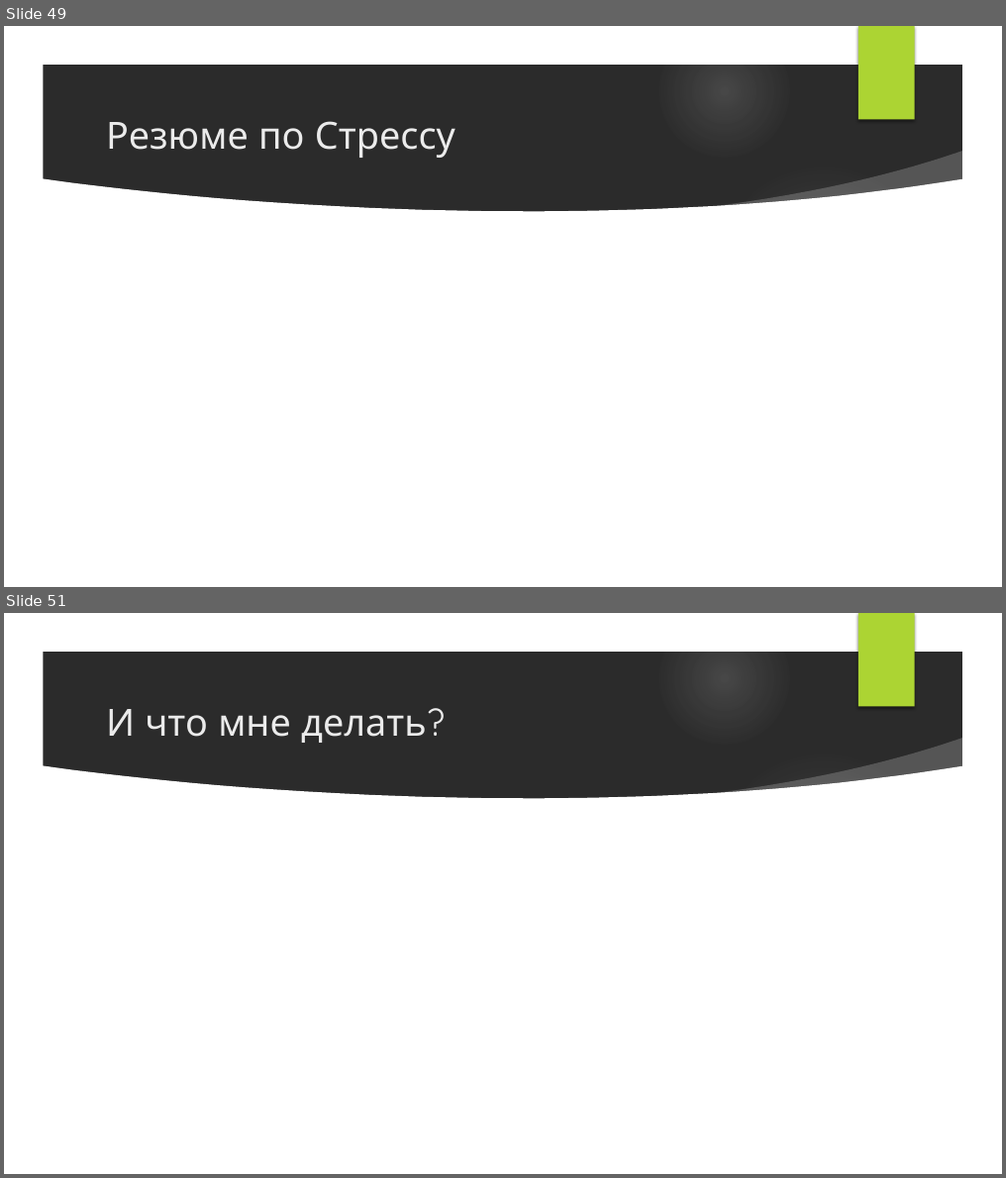
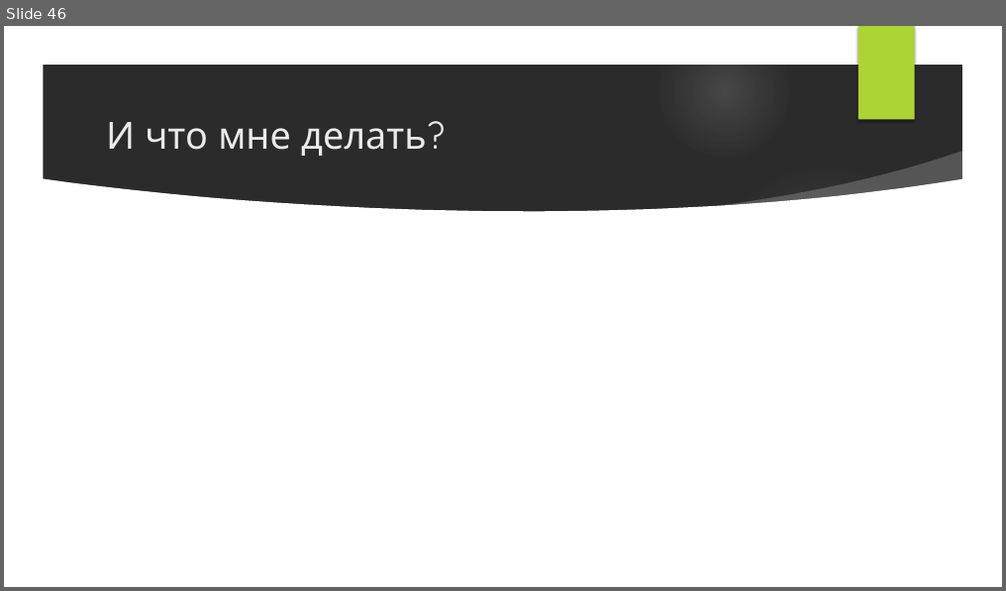
Before and after one commit to VladimirMakarevich/presentations, a slide deck: softskills/willpower/willpower.pptx. Shown one above the other, each under a label of ours: slides 49 and 51 before the commit, slide 46 after it; the slides between them are not shown. The pictures are 1006x1178 and 1006x591 pixels, drawn with LibreOffice and Linux fonts; fonts in the diff are those of the drawing; background and template pictures are left out; a plain dark background stands for a picture behind light text. Boxes give left, top, right and bottom in pixels: in the first picture for what was removed or moved away, otherwise in the second. Text is boxed around its words. In the diff, an @@ line names an element or a change of style, - is before the commit and + after.

```diff
--- a/softskills/willpower/willpower.pptx
+++ b/softskills/willpower/willpower.pptx
@@ slide 49 removed at [4, 26, 1002, 587], background picture (left out); not listed: 9 template elements that a slide beside it also shows @@
@@ title removed at [106, 121, 455, 158] @@
-Резюме по Стрессу
@@ what was slide 51 is now slide 46 @@
```
Also in this commit, not shown: 5 slides changed, 2 slides added, 14 other slides removed.
